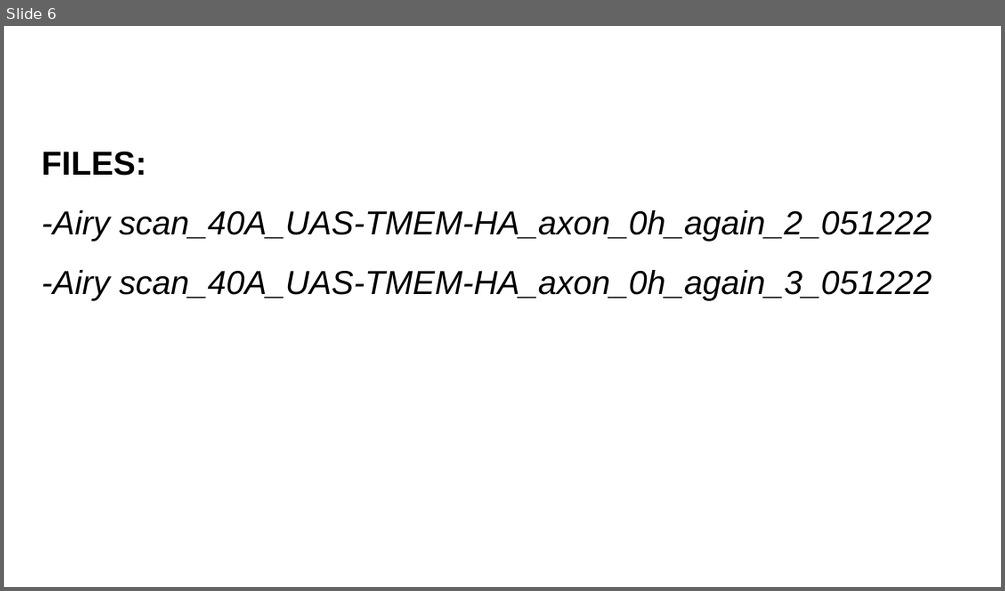
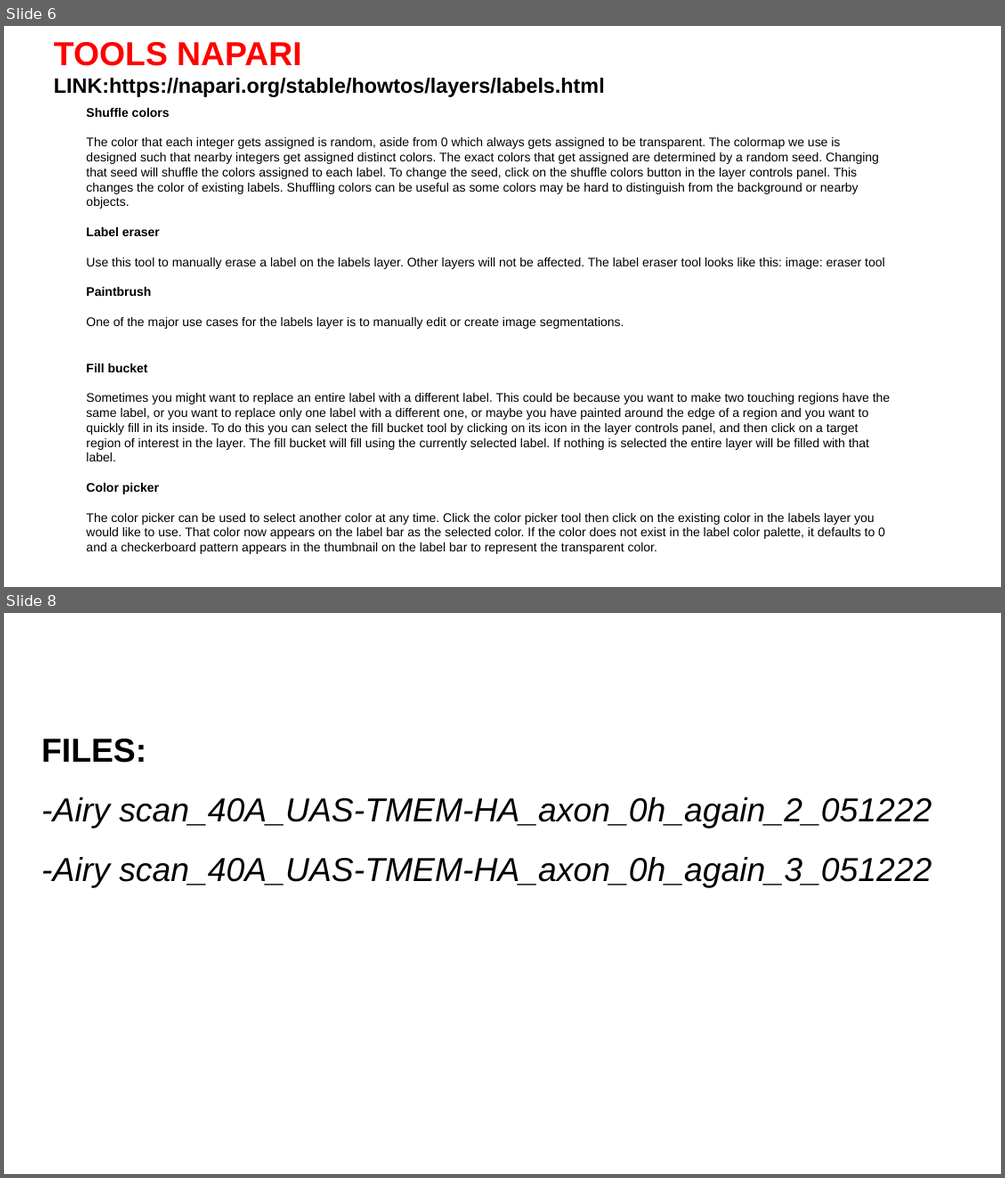
Before and after one commit to Nahuel88Ar/Lysosomes, a slide deck: UPDATE 5-2.pptx. Shown one above the other, each under a label of ours: slide 6 before the commit, slides 6 and 8 after it; the slides between them are not shown. The pictures are 1005x591 and 1005x1178 pixels, drawn with LibreOffice and Linux fonts; fonts in the diff are those of the drawing; background and template pictures are left out. Boxes give left, top, right and bottom in pixels: in the first picture for what was removed or moved away, otherwise in the second. Text is boxed around its words. In the diff, an @@ line names an element or a change of style, - is before the commit and + after.

```diff
--- a/UPDATE 5-2.pptx
+++ b/UPDATE 5-2.pptx
@@ slide 6 added at bbox=[4, 26, 1001, 587], background picture (left out) @@
@@ text added at bbox=[54, 42, 605, 97], 20 pt, text #000000, bold @@
+TOOLS NAPARI
+LINK:https://napari.org/stable/howtos/layers/labels.html
@@ text added at bbox=[86, 108, 890, 554], 12 pt, text #000000 @@
+Shuffle colors
+The color that each integer gets assigned is random, aside from 0 which always gets assigned to be transparent. The colormap we use is designed such that nearby integers get assigned distinct colors. The exact colors that get assigned are determined by a random seed. Changing that seed will shuffle the colors assigned to each label. To change the seed, click on the shuffle colors button in the layer controls panel. This changes the color of existing labels. Shuffling colors can be useful as some colors may be hard to distinguish from the background or nearby objects.
+Label eraser
+Use this tool to manually erase a label on the labels layer. Other layers will not be affected. The label eraser tool looks like this: image: eraser tool
+Paintbrush
+One of the major use cases for the labels layer is to manually edit or create image segmentations.
+Fill bucket
+Sometimes you might want to replace an entire label with a different label. This could be because you want to make two touching regions have the same label, or you want to replace only one label with a different one, or maybe you have painted around the edge of a region and you want to quickly fill in its inside. To do this you can select the fill bucket tool by clicking on its icon in the layer controls panel, and then click on a target region of interest in the layer. The fill bucket will fill using the currently selected label. If nothing is selected the entire layer will be filled with that label.
+Color picker
+The color picker can be used to select another color at any time. Click the color picker tool then click on the existing color in the labels layer you would like to use. That color now appears on the label bar as the selected color. If the color does not exist in the label color palette, it defaults to 0 and a checkerboard pattern appears in the thumbnail on the label bar to represent the transparent color.
@@ what was slide 6 is now slide 8 @@
```
Also in this commit, not shown: 4 slides changed, 1 other slide added, 2 slides removed, 2 other files.
